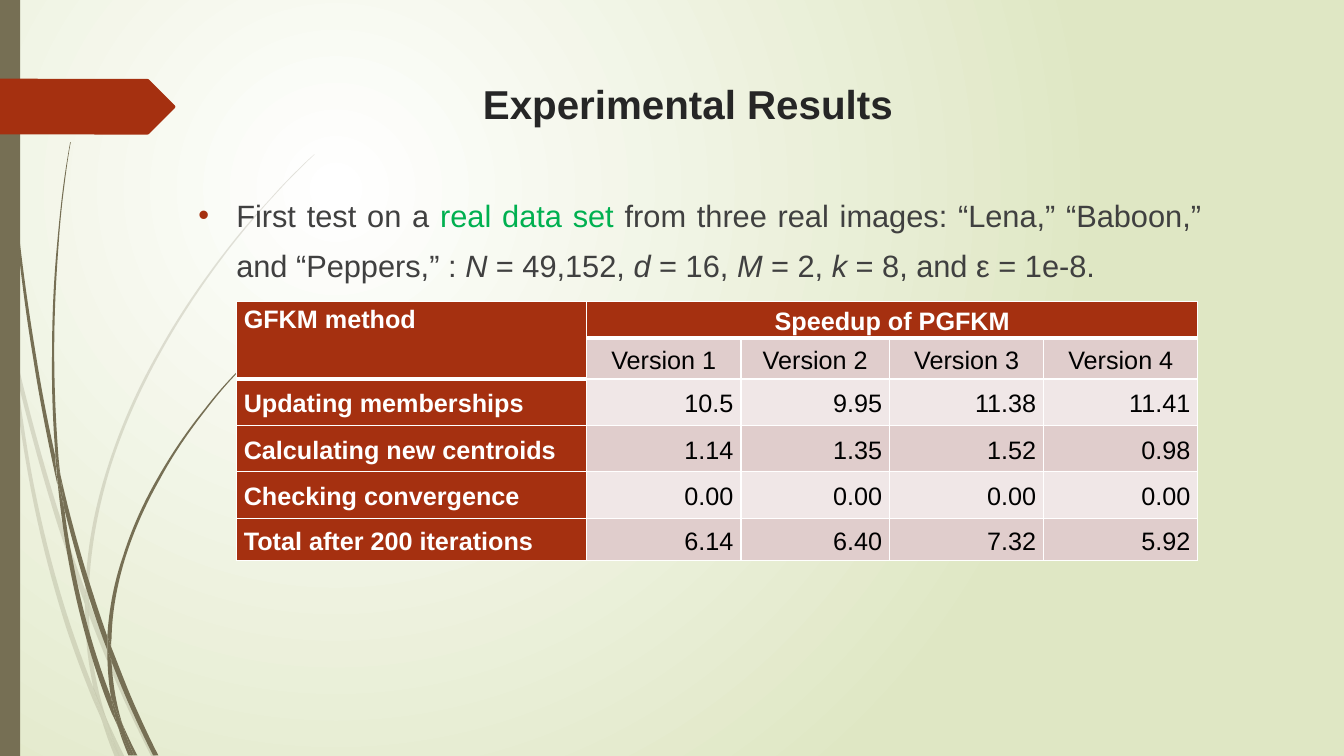
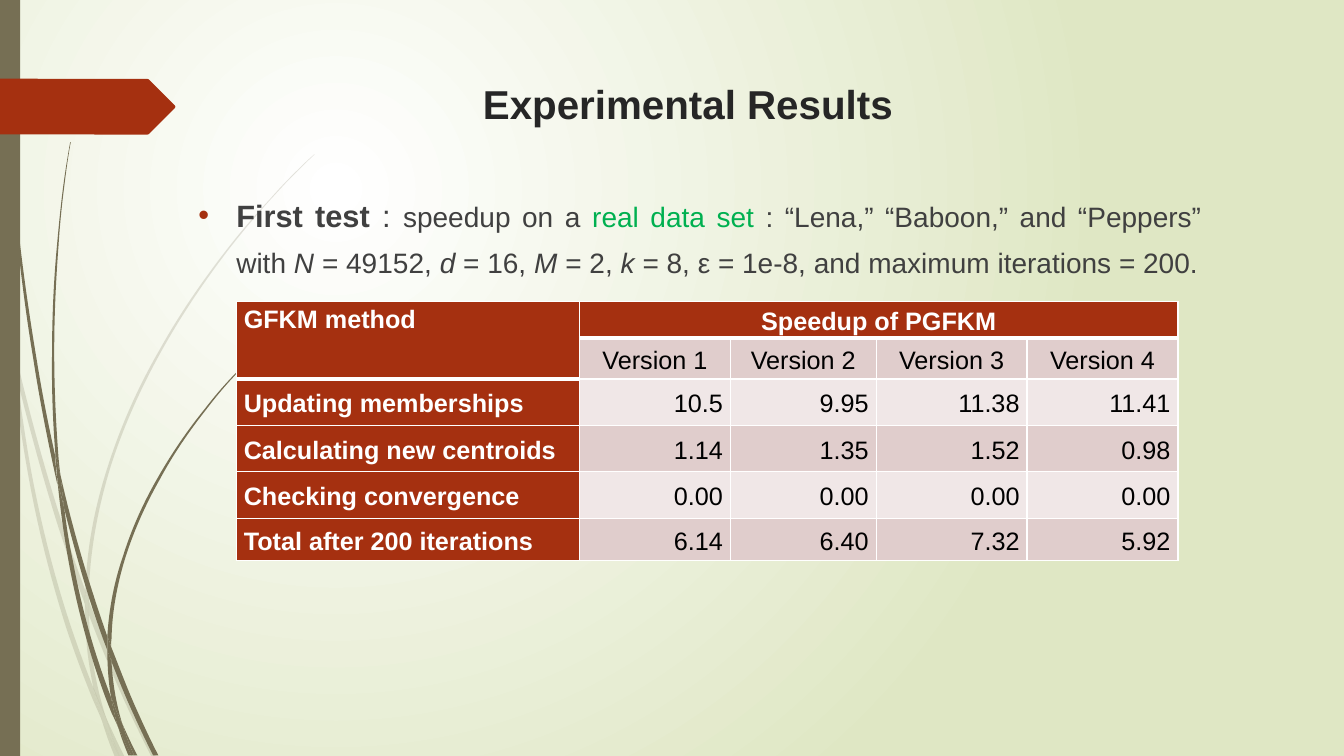
Before and after one commit to trungvdhp/master-ntou, a slide deck: slide 27 of ImageProcessing/Speeding up GFKM.pptx. Drawn at 1344x756 pixels with LibreOffice and Linux fonts; fonts in the diff are those of the drawing. Boxes give left, top, right and bottom in pixels: in the first picture for what was removed or moved away, otherwise in the second. Text is boxed around its words. In the diff, an @@ line names an element or a change of style, - is before the commit and + after.

```diff
--- a/ImageProcessing/Speeding up GFKM.pptx
+++ b/ImageProcessing/Speeding up GFKM.pptx
@@ text at [236,204,1201,277]: text changed; size 22 to 20 pt @@
-• First test on a real data set from three real images: “Lena,” “Baboon,” and “Peppers,” : N = 49,152, d = 16, M = 2, k = 8, and ε = 1e-8.
+• First test : speedup on a real data set : “Lena,” “Baboon,” and “Peppers” with N = 49152, d = 16, M = 2, k = 8, ε = 1e-8, and maximum iterations = 200.
@@ table: place and size @@
-table at [236,301,1199,561]
+table at [236,301,1178,561]
```
Also in this commit, not shown: 7 other slides changed, 4 slides added.
